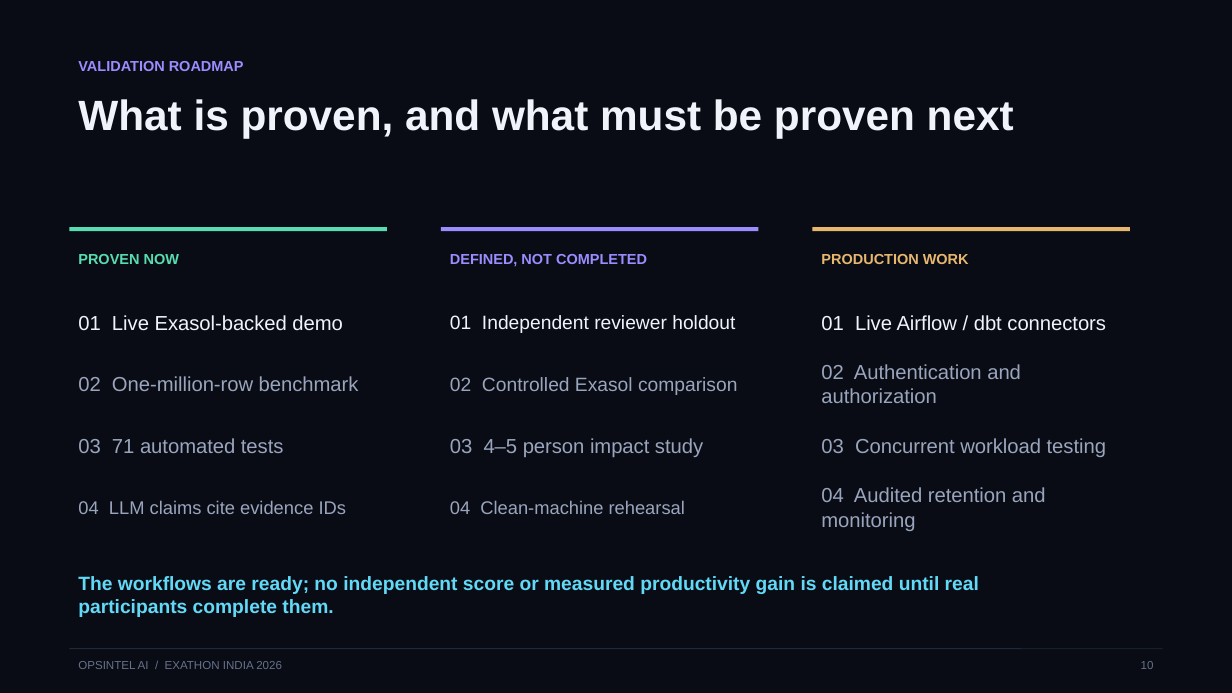
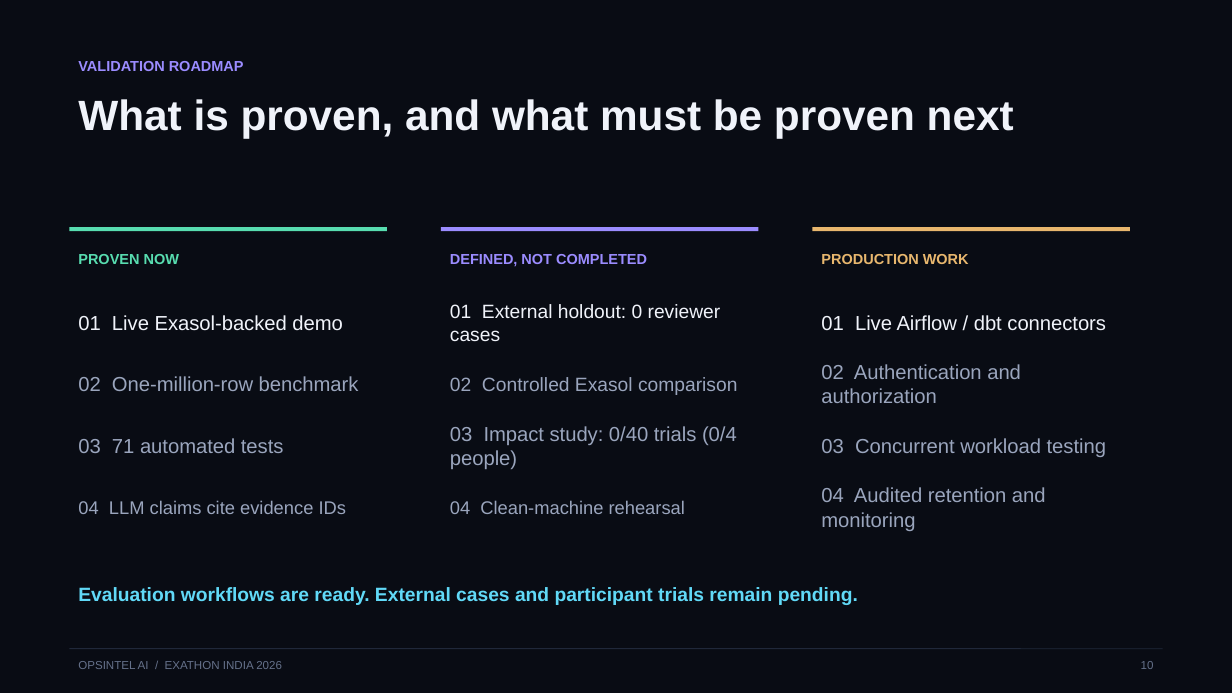
Before and after one commit to Anafa-thabassum/opsintel-ai, a slide deck: slide 10 of submission/opsintel-ai-pitch-deck.pptx. Drawn at 1232x693 pixels with LibreOffice and Linux fonts; fonts in the diff are those of the drawing. Boxes give left, top, right and bottom in pixels: in the first picture for what was removed or moved away, otherwise in the second. Text is boxed around its words. In the diff, an @@ line names an element or a change of style, - is before the commit and + after.

```diff
--- a/submission/opsintel-ai-pitch-deck.pptx
+++ b/submission/opsintel-ai-pitch-deck.pptx
@@ text at (450,304,721,341): text changed @@
-01 Independent reviewer holdout
+01 External holdout: 0 reviewer cases
@@ text at (450,426,737,469): text changed @@
-03 4–5 person impact study
+03 Impact study: 0/40 trials (0/4 people)
@@ text at (78,587,858,605): text changed @@
-The workflows are ready; no independent score or measured productivity gain is claimed until real participants complete them.
+Evaluation workflows are ready. External cases and participant trials remain pending.
```
Also in this commit, not shown: 12 other files.
